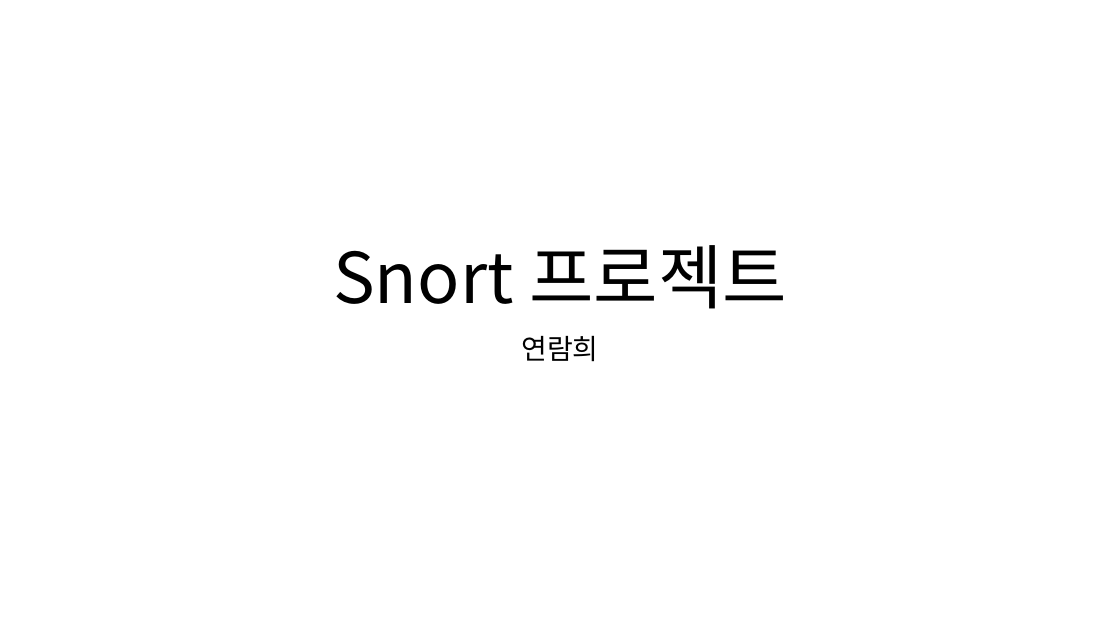
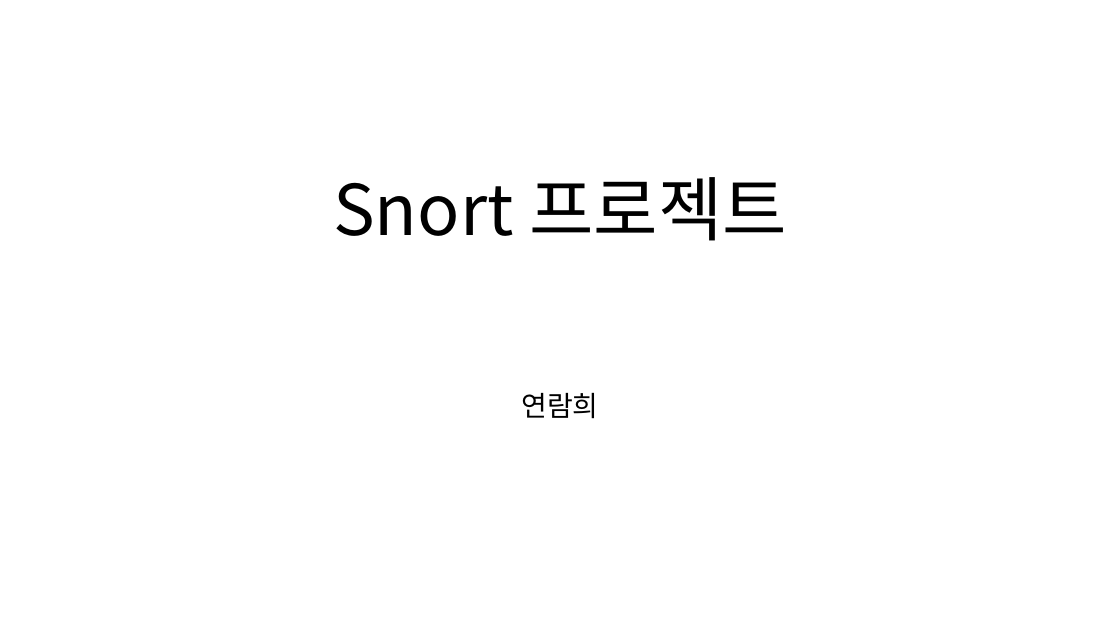
Before and after one commit to ramieeee/self_learning, a slide deck: slide 1 of semi_projects/보안탐지 및 SMS 알람/snort 프로젝트.pptx. Drawn at 1120x630 pixels with LibreOffice and Linux fonts; fonts in the diff are those of the drawing. Boxes give left, top, right and bottom in pixels: in the first picture for what was removed or moved away, otherwise in the second. Text is boxed around its words. In the diff, an @@ line names an element or a change of style, - is before the commit and + after.

```diff
--- a/semi_projects/보안탐지 및 SMS 알람/snort 프로젝트.pptx
+++ b/semi_projects/보안탐지 및 SMS 알람/snort 프로젝트.pptx
@@ title "Snort 프로젝트" at (333, 177, 787, 241): vertical alignment bottom to middle @@
@@ subtitle "연람희" at (521, 392, 598, 419): vertical alignment top to middle @@
```
Also in this commit, not shown: 2 other slides changed, 12 slides added, 3 slides removed.
